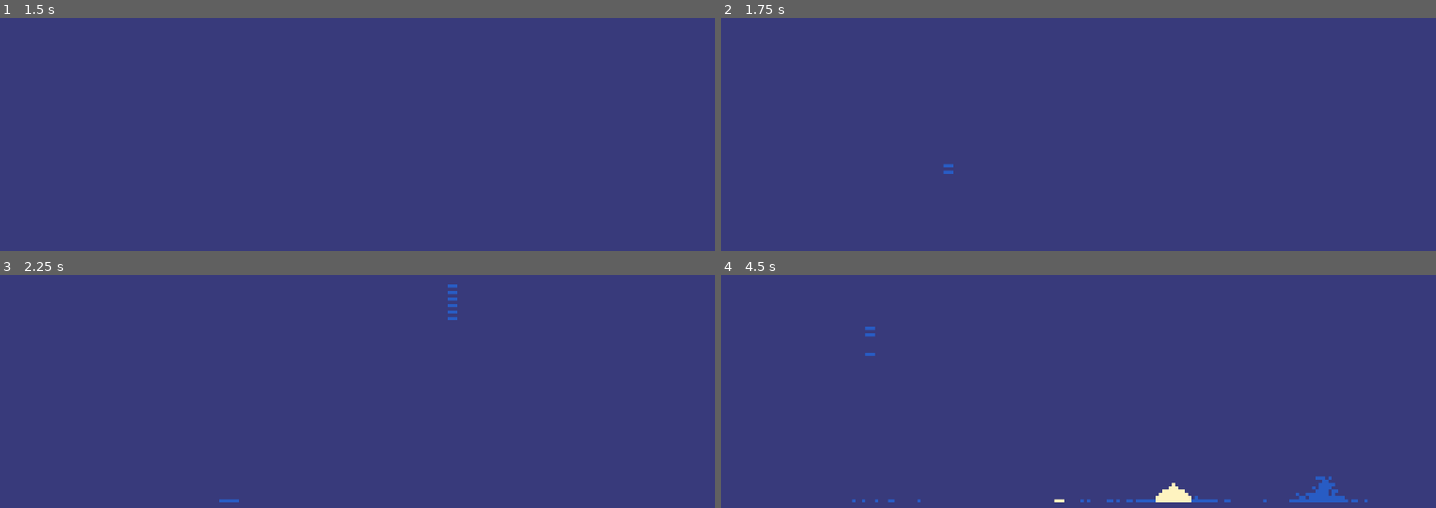
Above: before the commit, frames 1-4 (two rows, left to right).
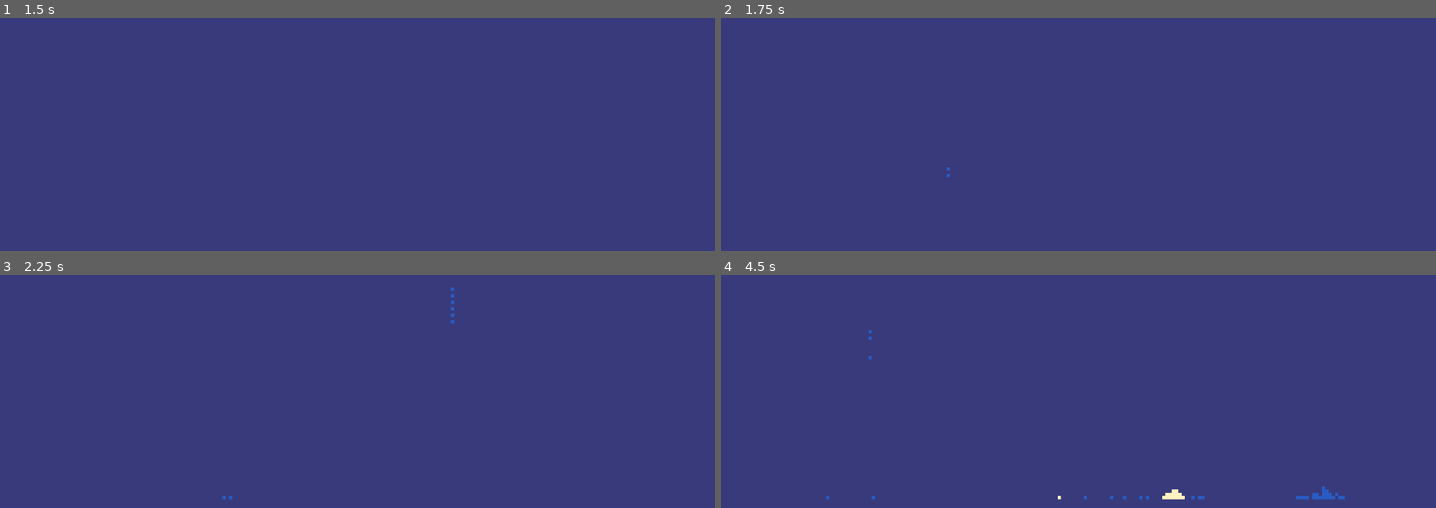
Above: after the commit, the same moments.

Repository: ceylansen/SandFalinngProject
Game: Godot game, scene res://scenes/World/world.tscn
Same seed, same stepped clock (60 frames per second), same inputs: the game is played once before the commit and once after it.
Inputs (mouse positions are in pixels of both pictures, inside the frame that each line leads up to):
- Up to frame 1 (1.5 s): tap Enter at 0.5 s; move the mouse to (543, 101) at 0.52 s; tap 1 (1) at 0.6 s; tap 2 (2) at 0.8, 1.35 s; tap Space at 1.25 s; move the mouse to (228, 143) at 1.27 s
- Up to frame 2 (1.75 s): click (949, 143) at 1.55 s
- Up to frame 3 (2.25 s): tap Enter at 2 s; move the mouse to (450, 286) at 2.02 s; press the mouse at (450, 286) at 2.03 s
- Up to frame 4 (4.5 s): tap 1 (1) at 2.3, 2.85 s; tap Space at 2.75 s; move the mouse to (1057, 463) at 2.77 s; release the mouse at (1057, 463) at 2.78 s; tap 2 (2) at 3.05, 3.6 s; tap Enter at 3.5 s; move the mouse to (1321, 442) at 3.52 s; press the mouse at (1321, 442) at 3.53 s; move the mouse to (871, 314) at 4.27 s; release the mouse at (871, 314) at 4.28 s; click (871, 314) at 4.35 s

Frame 1 is identical in both runs. In frame 2, less than 0.1% of the frame differs, in the area x 31-33%, y 62-69%; in frame 3, 0.2%; in frame 4, 0.9%, in the area x 14-91%, y 22-98%.

Commit message:
some stuff

Diff:
--- a/scenes/World/world.tscn
+++ b/scenes/World/world.tscn
@@ -5,11 +5,10 @@
 
 [node name="World" type="Node2D"]
 script = ExtResource("1_332vr")
-brush = 1
 
 [node name="TileMapLayer" parent="." instance=ExtResource("2_wg8ty")]
 
 [node name="Camera2D" type="Camera2D" parent="."]
-position = Vector2(114, 62)
+position = Vector2(113, 63)
 rotation = 0.0154741
 zoom = Vector2(5, 5)
--- a/scripts/world.gd
+++ b/scripts/world.gd
@@ -11,8 +11,27 @@
 
 var Brush = 0
 
-var simulation_top_bound : int = 0
-var simulation_bottom_bound : int = 100
+class TileElement:
+	var type : int
+	var movement_func: Callable
+
+	func _init(t: int, move_func: Callable) -> void:
+		type = t
+		movement_func = move_func
+
+
+var elements = {
+	SAND: TileElement.new(SAND, handle_sand_movement),
+	WATER: TileElement.new(WATER, handle_water_movement),
+}
+
+
+const simulation_top_bound : int = 0
+const simulation_bottom_bound : int = 100
+const simulation_left_bound : int = 0
+const simulation_right_bound : int = 100
+
+
 
 func _process(delta: float) -> void:
 	var Used_cells = sim.get_used_cells()
@@ -26,14 +45,14 @@
 	if Input.is_action_pressed("LeftMouse"):
 		for x in range(-brush, brush + 1):
 			for y in range(-brush, 0):
-				sim.set_cell(sim.local_to_map(Vector2i(get_global_mouse_position().x + x, get_global_mouse_position().y + y)), Brush, ATLAS_COORDS)
+				#sim.set_cell(sim.local_to_map(Vector2i(get_global_mouse_position().x + x, get_global_mouse_position().y + y)), Brush, ATLAS_COORDS)
+				sim.set_cell(sim.local_to_map(get_global_mouse_position()), Brush, ATLAS_COORDS)
+	for cell in Used_cells:
+		var element = elements.get(sim.get_cell_source_id(cell), null)
+		if element != null:
+			if element.movement_func != null:
+				element.movement_func.call(cell)
 
-
-	for cell in Used_cells:
-		if sim.get_cell_source_id(cell) == SAND:
-			handle_sand_movement(cell)
-		elif sim.get_cell_source_id(cell) == WATER:
-			handle_water_movement(cell)
 
 func handle_sand_movement(cell: Vector2i) -> void:
 	var below_cell = cell + Vector2i(0, 1)
Binary file added: sprites/DarkGreen.png
Not shown, added: sprites/DarkGreen.png.import
Not shown, added: sprites/Green.png.import
Binary file added: sprites/Snow.png
Not shown, added: sprites/Snow.png.import
Not shown, added: sprites/Stone.png.import
Binary file added: sprites/Yellow.png
Not shown, added: sprites/Yellow.png.import
